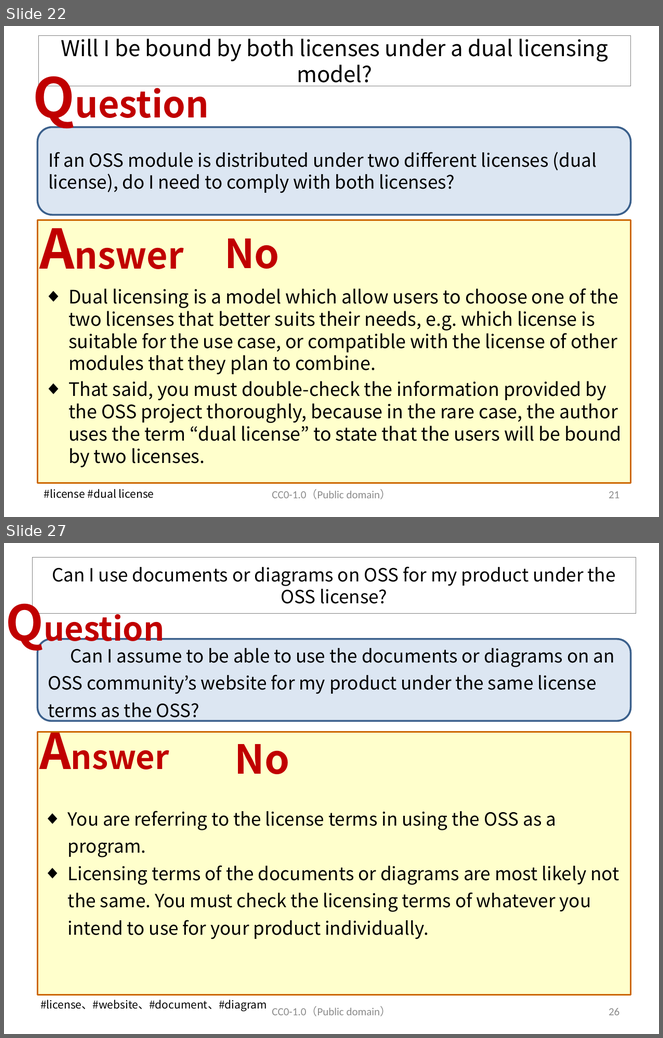
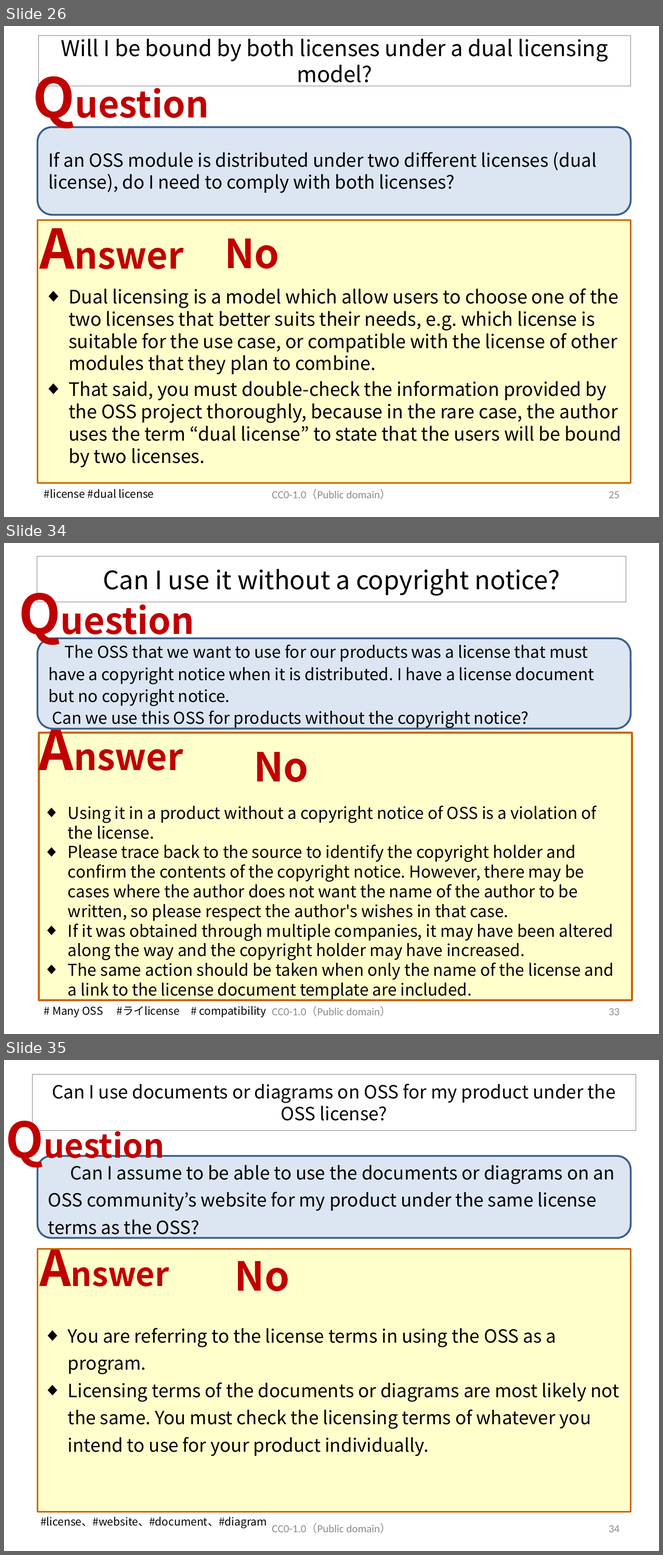
Before and after one commit to OpenChain-Project/OpenChain-JWG, a slide deck: Education_Material/FAQ/Misunderstandings_of_OSS_licenses_CC0.pptx. Shown one above the other, each under a label of ours: slides 22 and 27 before the commit, slides 26, 34 and 35 after it; the slides between them are not shown. The pictures are 663x1038 and 663x1555 pixels, drawn with LibreOffice and Linux fonts; fonts in the diff are those of the drawing. Boxes give left, top, right and bottom in pixels: in the first picture for what was removed or moved away, otherwise in the second. Text is boxed around its words. In the diff, an @@ line names an element or a change of style, - is before the commit and + after.

```diff
--- a/Education_Material/FAQ/Misunderstandings_of_OSS_licenses_CC0.pptx
+++ b/Education_Material/FAQ/Misunderstandings_of_OSS_licenses_CC0.pptx
@@ slide 34 added at (x1=4, y1=543, x2=659, y2=1034), background #FFFFFF @@
@@ title added at (x1=37, y1=557, x2=626, y2=603), outline #808080 0.75 pt, 28 pt, text #000000 @@
+Can I use it without a copyright notice?
@@ text added at (x1=12, y1=576, x2=213, y2=649), 40 pt, text #C00000, bold @@
+Question
@@ rounded rectangle added at (x1=37, y1=639, x2=631, y2=729), fill #DCE6F2, outline #3A5F8C 2 pt, 18 pt, text #000000 @@
+The OSS that we want to use for our products was a license that must have a copyright notice when it is distributed. I have a license document but no copyright notice.
+Can we use this OSS for products without the copyright notice?
@@ text added at (x1=32, y1=713, x2=205, y2=785), 40 pt, text #C00000, bold @@
+Answer
@@ rectangle added at (x1=39, y1=733, x2=632, y2=1001), fill #FFFFCC, outline #CC6600 2 pt @@
@@ text added at (x1=254, y1=752, x2=309, y2=782), 44 pt, text #C00000, bold @@
+No
@@ text added at (x1=68, y1=806, x2=614, y2=1001), 18 pt, text #000000 @@
+◆ Using it in a product without a copyright notice of OSS is a violation of the license.
+◆ Please trace back to the source to identify the copyright holder and confirm the contents of the copyright notice. However, there may be cases where the author does not want the name of the author to be written, so please respect the author's wishes in that case.
+◆ If it was obtained through multiple companies, it may have been altered along the way and the copyright holder may have increased.
+◆ The same action should be taken when only the name of the license and a link to the license document template are included.
@@ text added at (x1=52, y1=1006, x2=266, y2=1018), 12 pt, text #000000 @@
+# Many OSS #ライlicense # compatibility
@@ text added at (x1=272, y1=1006, x2=391, y2=1017), 12 pt, text #8C8C8C @@
+CC0-1.0（Public domain）
@@ page number added at (x1=609, y1=1008, x2=620, y2=1016), 12 pt, text #8C8C8C @@
+33
@@ what was slide 22 is now slide 26 @@
@@ page number at (x1=609, y1=491, x2=620, y2=499): text changed @@
-21
+25
@@ what was slide 27 is now slide 35 @@
@@ page number at (x1=609, y1=1525, x2=620, y2=1533): text changed @@
-26
+34
```
Also in this commit, not shown: 18 slides changed, 8 other slides added.
